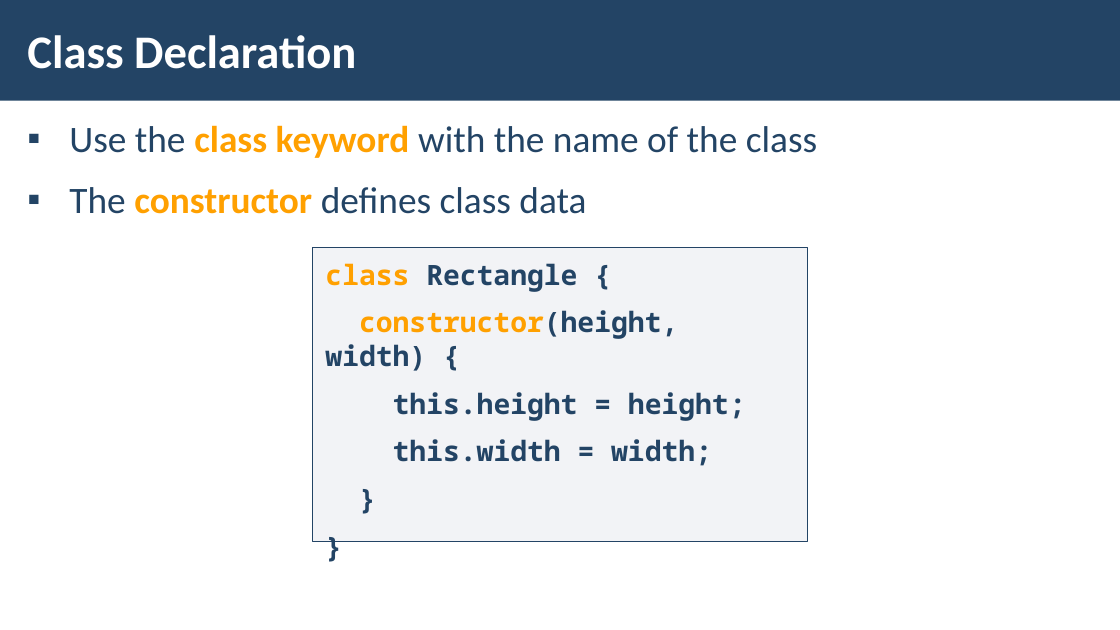
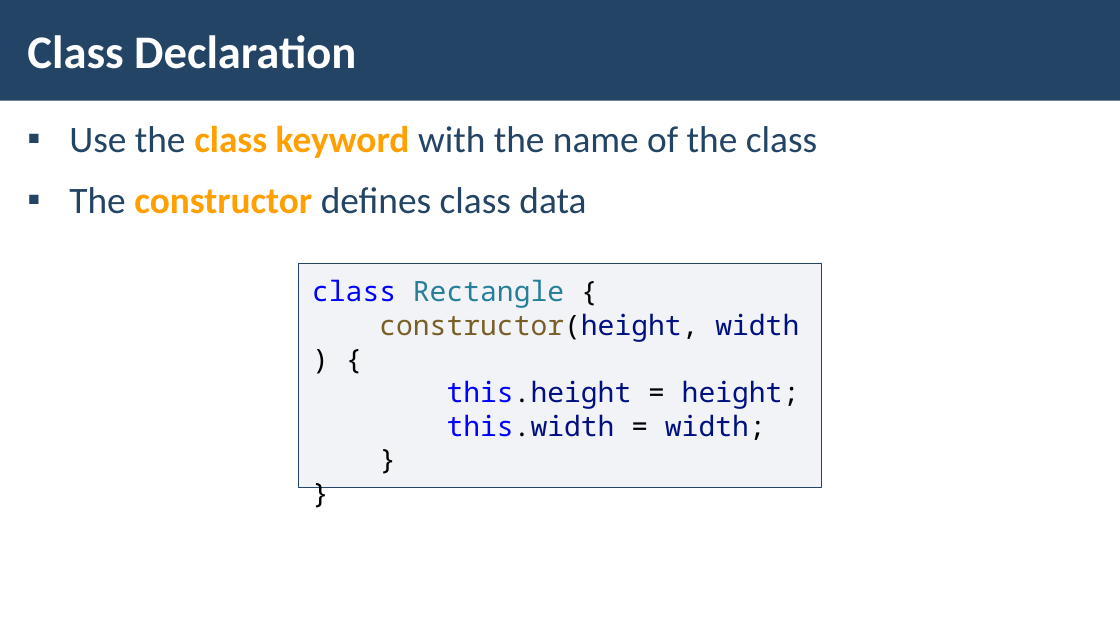
Before and after one commit to ErayErol/Software-University-Courses, a slide deck: slide 6 of JS Advanced - 2019.09.16/07. Classes/LAB/JS-Advanced-JS-Classes.pptx. Drawn at 1120x630 pixels with LibreOffice and Linux fonts; fonts in the diff are those of the drawing; background and template pictures are left out. Boxes give left, top, right and bottom in pixels: in the first picture for what was removed or moved away, otherwise in the second. Text is boxed around its words. In the diff, an @@ line names an element or a change of style, - is before the commit and + after.

```diff
--- a/JS Advanced - 2019.09.16/07. Classes/LAB/JS-Advanced-JS-Classes.pptx
+++ b/JS Advanced - 2019.09.16/07. Classes/LAB/JS-Advanced-JS-Classes.pptx
@@ rectangle "class Rectangle {": place and size @@
-rectangle "class Rectangle {" at <box>313,248,808,542</box>
+rectangle "class Rectangle {" at <box>299,264,822,487</box>
@@ rectangle "class Rectangle {" at <box>299,264,822,487</box>: text colour #FFA000 to #0000FF in "class"; text colour #234465 to #267F99 in "Rectangle"; text colour #234465 to #000000 in "{", "constructor(height, width) {", "this.height = height;", "this.width = width;" and 2 more places; bold off; text colour #FFA000 to #795E26 in "constructor(height,"; text colour #234465 to #001080 in "constructor(height, width)", "this.height height;", "this.width width;"; text colour #234465 to #0000FF in "this.height", "this.width"; less space between paragraphs @@
```
Also in this commit, not shown: 22 other slides changed, 3 slides removed, 8 other files.
